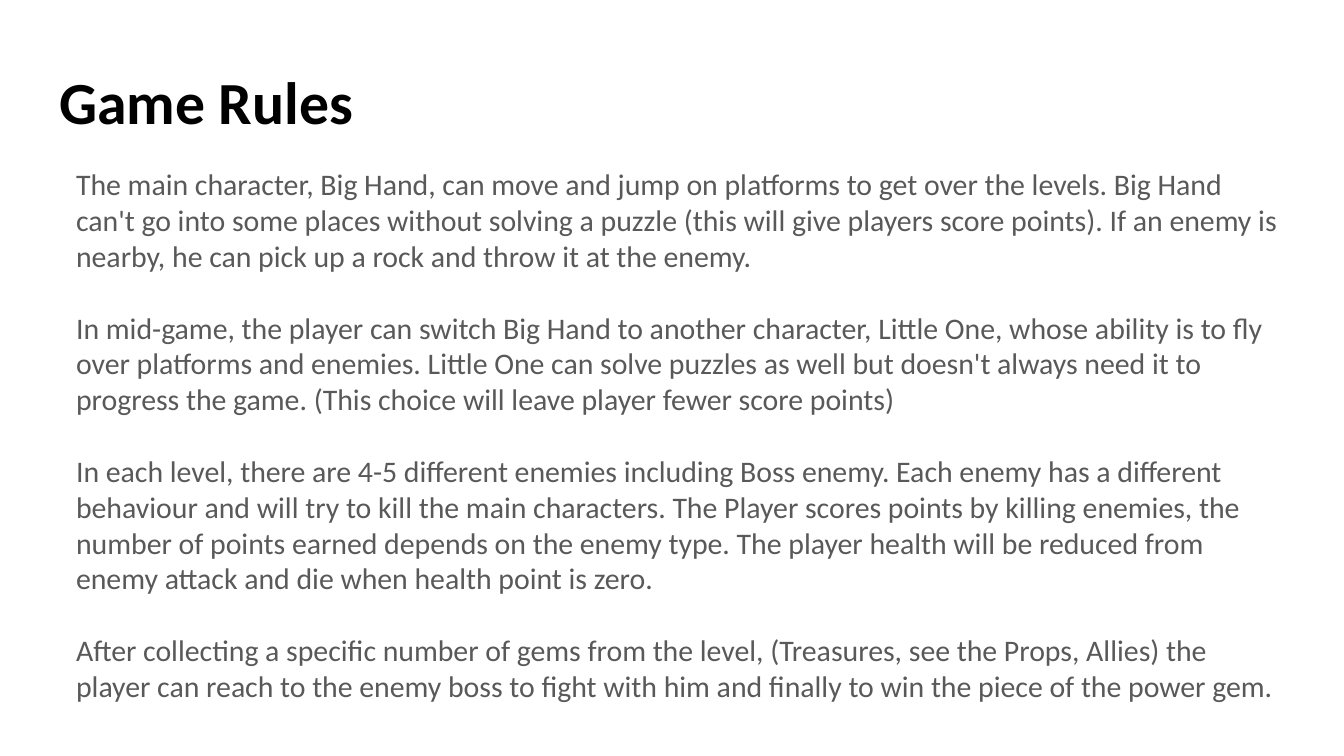
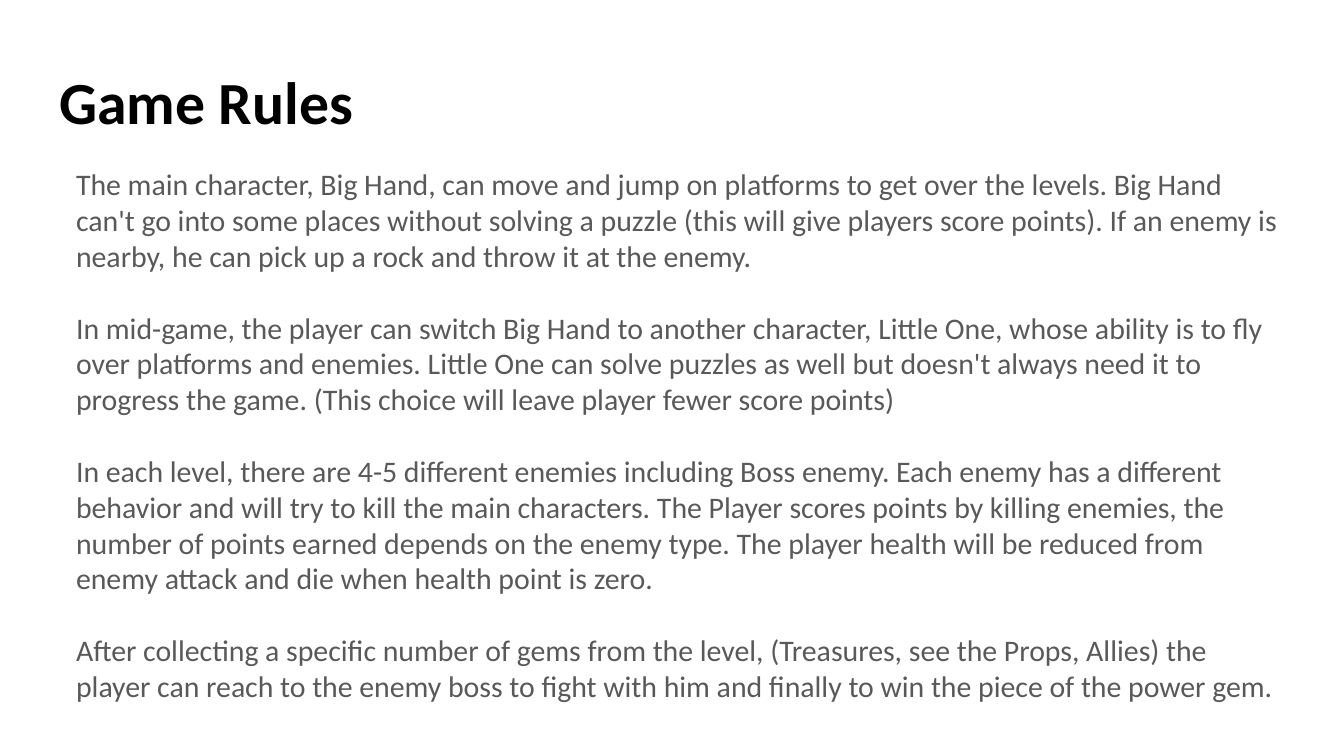
Before and after one commit to monforest/Assets, a slide deck: slide 8 of Documents/GameDesignDocument.pptx. Drawn at 1344x756 pixels with LibreOffice and Linux fonts; fonts in the diff are those of the drawing. Boxes give left, top, right and bottom in pixels: in the first picture for what was removed or moved away, otherwise in the second. Text is boxed around its words. In the diff, an @@ line names an element or a change of style, - is before the commit and + after.

```diff
--- a/Documents/GameDesignDocument.pptx
+++ b/Documents/GameDesignDocument.pptx
@@ text at [76,461,1224,594]: text changed @@
-In each level, there are 4-5 different enemies including Boss enemy. Each enemy has a different behaviour and will try to kill the main characters. The Player scores points by killing enemies, the number of points earned depends on the enemy type. The player health will be reduced from enemy attack and die when health point is zero.
+In each level, there are 4-5 different enemies including Boss enemy. Each enemy has a different behavior and will try to kill the main characters. The Player scores points by killing enemies, the number of points earned depends on the enemy type. The player health will be reduced from enemy attack and die when health point is zero.
```
Also in this commit, not shown: 10 other slides changed.
